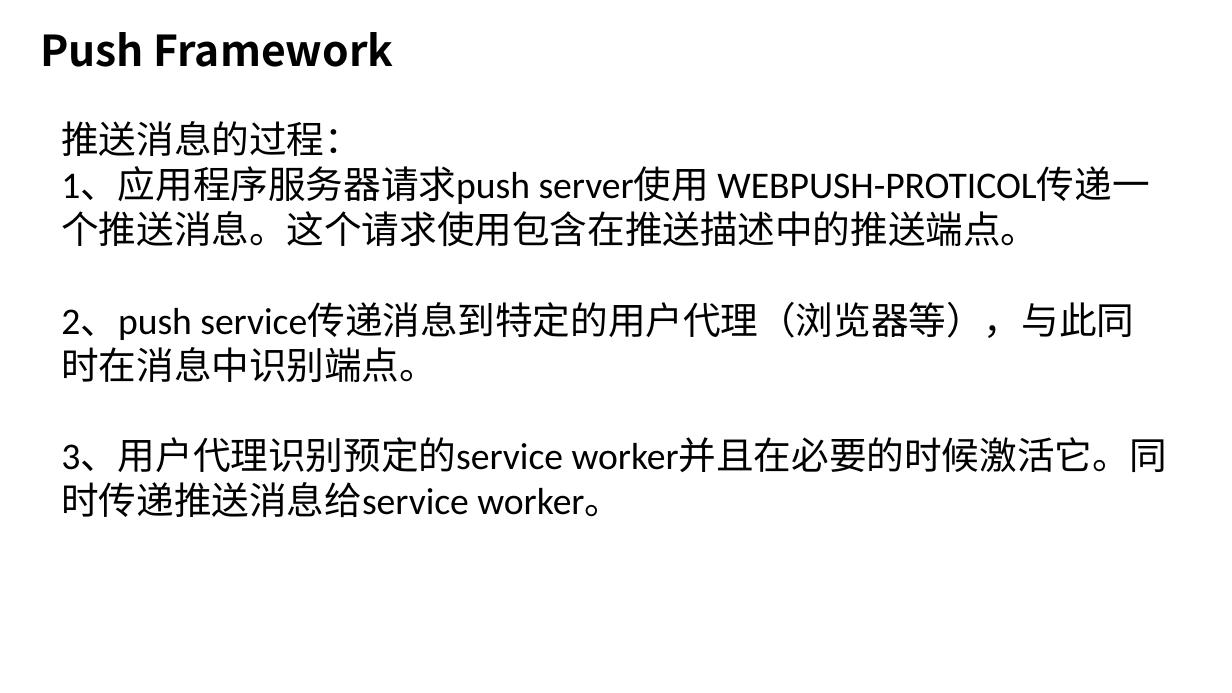
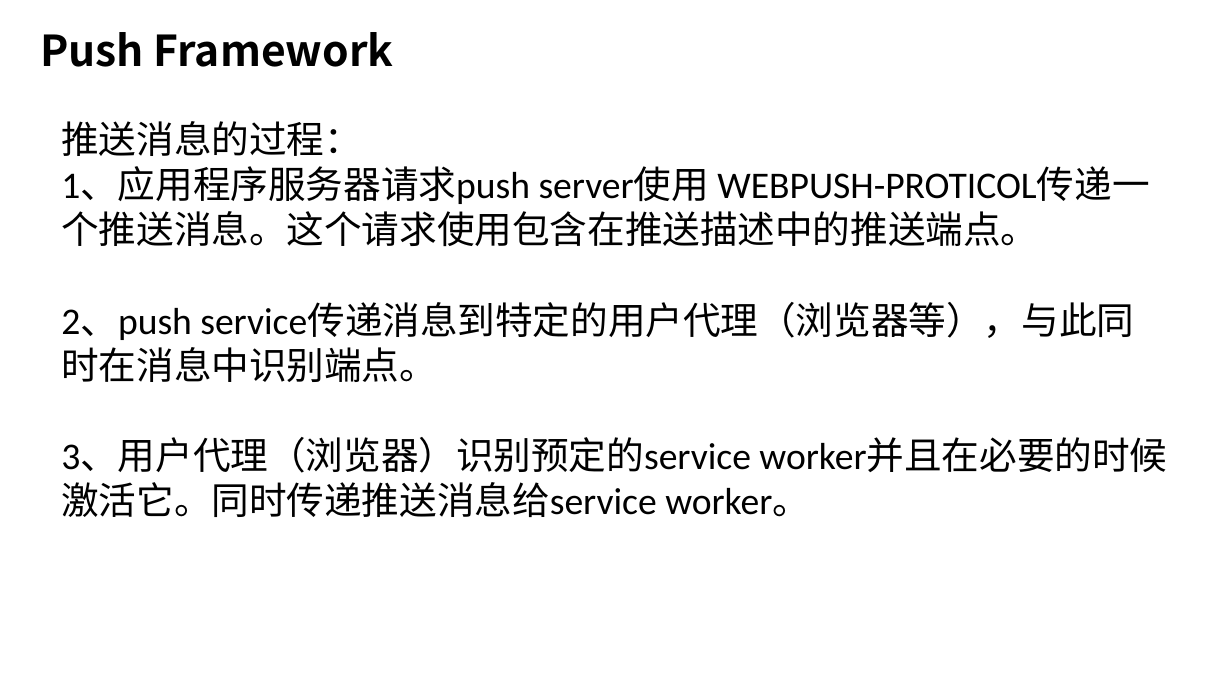
Before and after one commit to Brandy12345/files, a slide deck: slide 23 of PWD技术调研.pptx (slide 19 before the commit). Drawn at 1232x693 pixels with LibreOffice and Linux fonts; fonts in the diff are those of the drawing; background and template pictures are left out. Boxes give left, top, right and bottom in pixels: in the first picture for what was removed or moved away, otherwise in the second. Text is boxed around its words. In the diff, an @@ line names an element or a change of style, - is before the commit and + after.

```diff
--- a/PWD技术调研.pptx
+++ b/PWD技术调研.pptx
@@ text at (x1=61, y1=438, x2=810, y2=517): text changed @@
-3、用户代理识别预定的service worker并且在必要的时候激活它。同时传递推送消息给service worker。
+3、用户代理（浏览器）识别预定的service worker并且在必要的时候激活它。同时传递推送消息给service worker。
```
Also in this commit, not shown: 2 other slides changed, 7 slides added.
